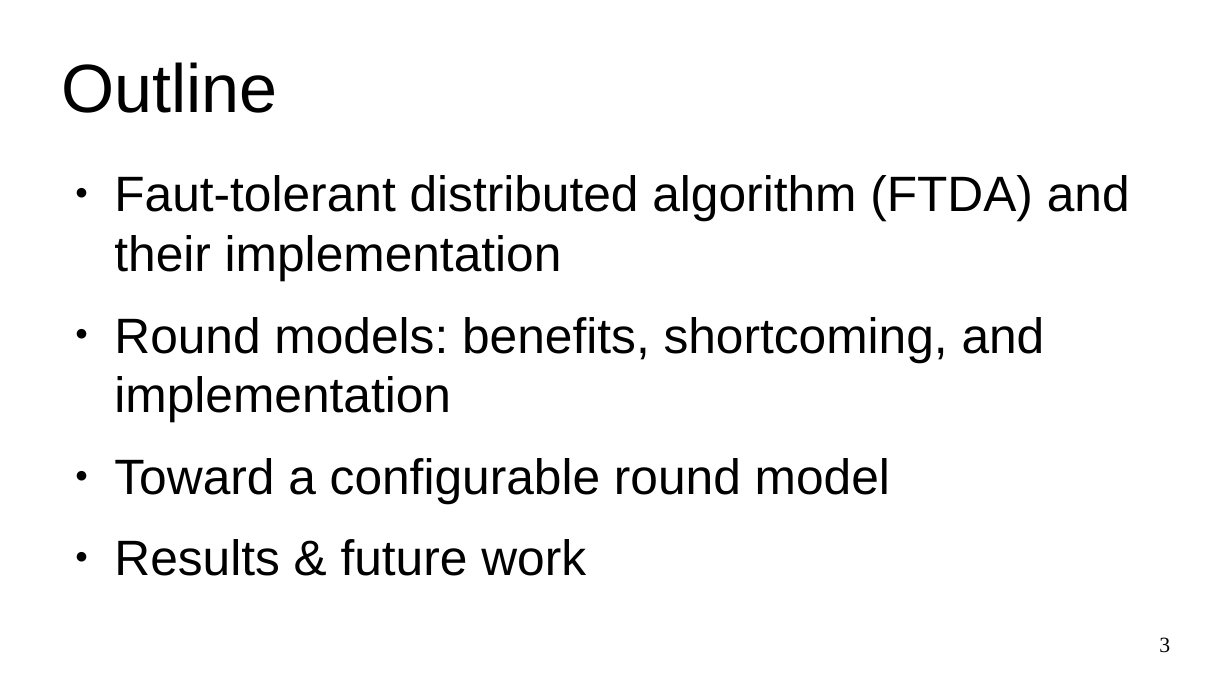
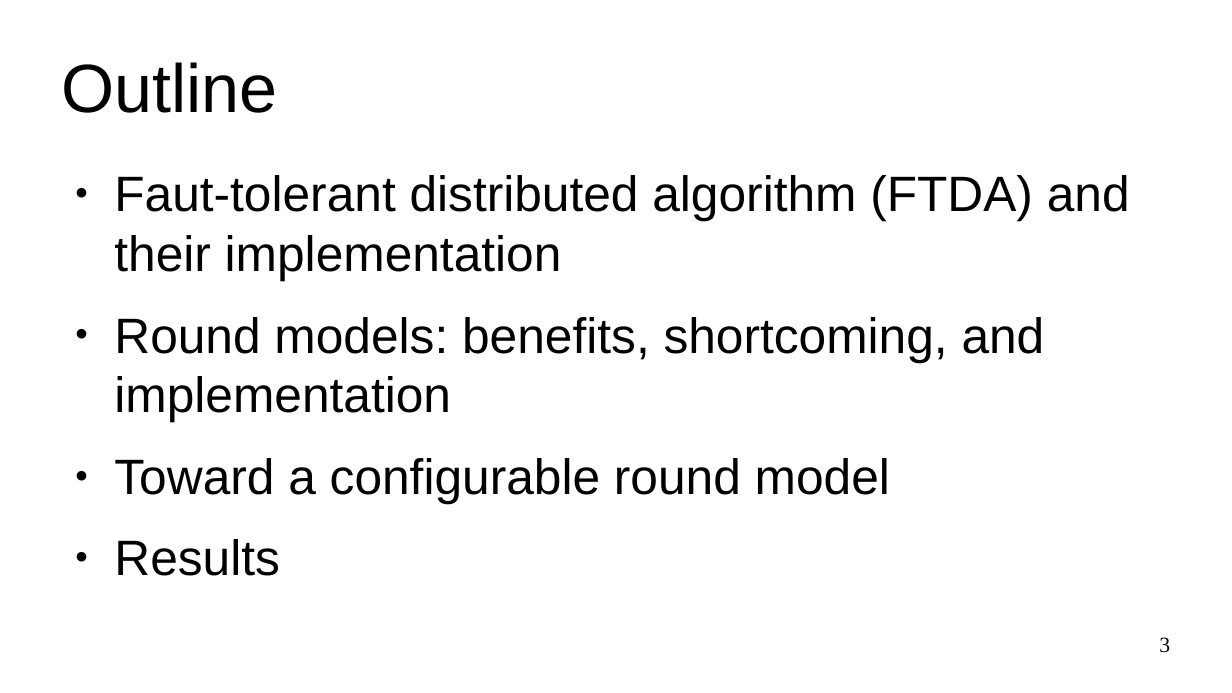
Before and after one commit to dzufferey/presentations, a slide deck: slide 3 of 2020_09_04_FRIDA/presentation.odp. Drawn at 1232x693 pixels with LibreOffice and Linux fonts; fonts in the diff are those of the drawing. Boxes give left, top, right and bottom in pixels: in the first picture for what was removed or moved away, otherwise in the second. Text is boxed around its words. In the diff, an @@ line names an element or a change of style, - is before the commit and + after.

```diff
--- a/2020_09_04_FRIDA/presentation.odp
+++ b/2020_09_04_FRIDA/presentation.odp
@@ text at (x1=114, y1=539, x2=280, y2=576): text changed @@
-● Results & future work
+● Results
```
Also in this commit, not shown: 2 other slides changed, 1 other file.
